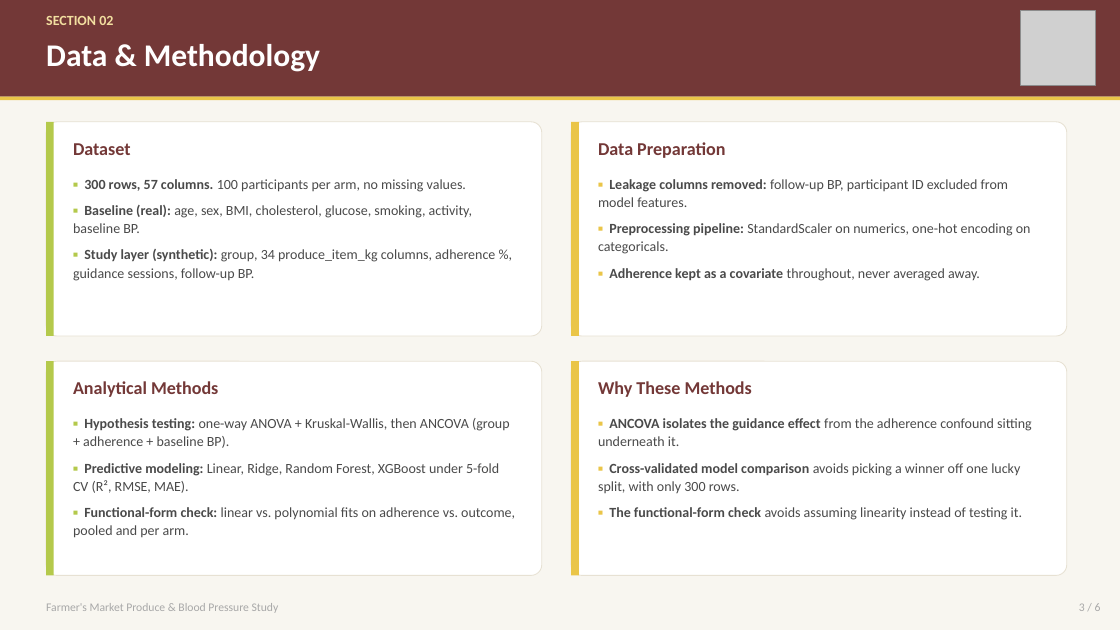
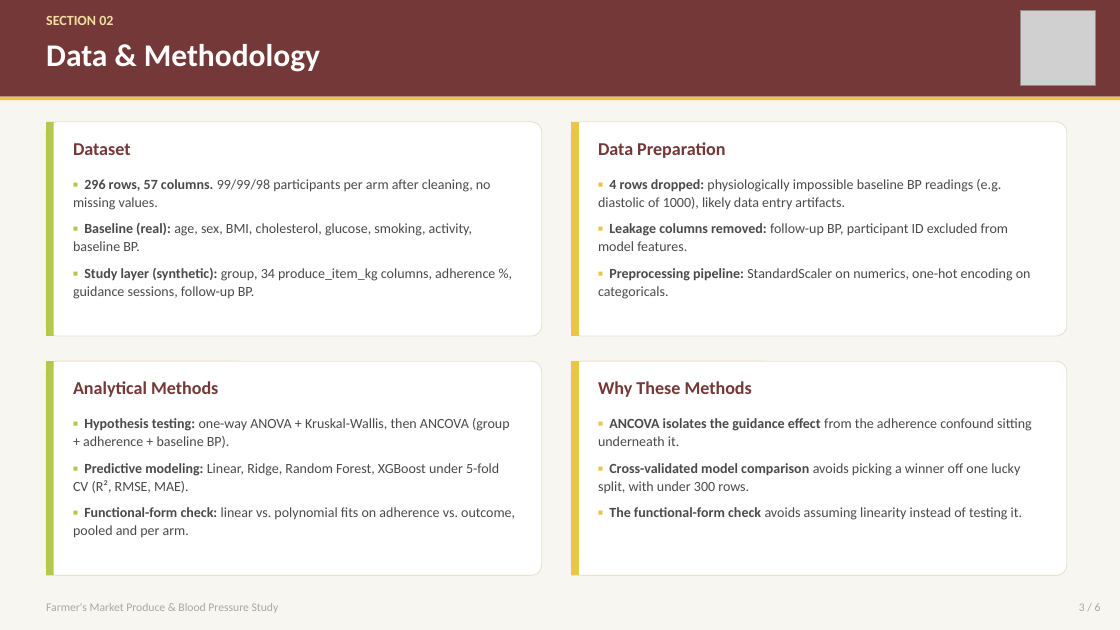
Before and after one commit to edefang/farmers-market-bp-study, a slide deck: slide 3 of BP_Study_Presentation.pptx. Drawn at 1120x630 pixels with LibreOffice and Linux fonts; fonts in the diff are those of the drawing; grey boxes stand for pictures. Boxes give left, top, right and bottom in pixels: in the first picture for what was removed or moved away, otherwise in the second. Text is boxed around its words. In the diff, an @@ line names an element or a change of style, - is before the commit and + after.

Commit message:
Reconcile paper, presentation, and repo on cleaned data (N=296)
Data cleaning surfaced 4 rows with physiologically implausible
baseline BP readings (diastolic of 1000, systolic of 17), now
dropped in scripts/common.py so every downstream script and the
Colab notebook use the same cleaned N=296 sample.

- Regenerated all 11 figures, eda_summary.md, modeling_summary.md,
  and model_comparison.csv on the cleaned data
- Rewrote COMPREHENSIVE_RESEARCH_PAPER.md/.pdf with a new Data
  Cleaning subsection and every statistic updated to match
- Updated BP_Study_Presentation.pptx text and charts to match,
  including correcting a stat that reversed after cleaning
  (systolic vs. diastolic model performance under CV vs. holdout)
- Added notebooks/bp_study_colab.ipynb (full workflow for Colab)
- Removed scripts/04_build_report.py and 05_build_paper.py
  (generated superseded FINAL_REPORT/RESEARCH_PAPER docs that
  were never part of this repo)

```diff
--- a/BP_Study_Presentation.pptx
+++ b/BP_Study_Presentation.pptx
@@ text at [73,179,491,210]: text changed @@
-▪ 300 rows, 57 columns. 100 participants per arm, no missing values.
+▪ 296 rows, 57 columns. 99/99/98 participants per arm after cleaning, no missing values.
@@ text at [598,179,1001,210]: paragraph added @@
+▪ 4 rows dropped: physiologically impossible baseline BP readings (e.g. diastolic of 1000), likely data entry artifacts.
@@ text at [609,268,980,281]: paragraph removed @@
-▪ Adherence kept as a covariate throughout, never averaged away.
@@ text at [598,463,1020,493]: text changed @@
-▪ Cross-validated model comparison avoids picking a winner off one lucky split, with only 300 rows.
+▪ Cross-validated model comparison avoids picking a winner off one lucky split, with under 300 rows.
```
Also in this commit, not shown: 2 other slides changed, 23 other files.
